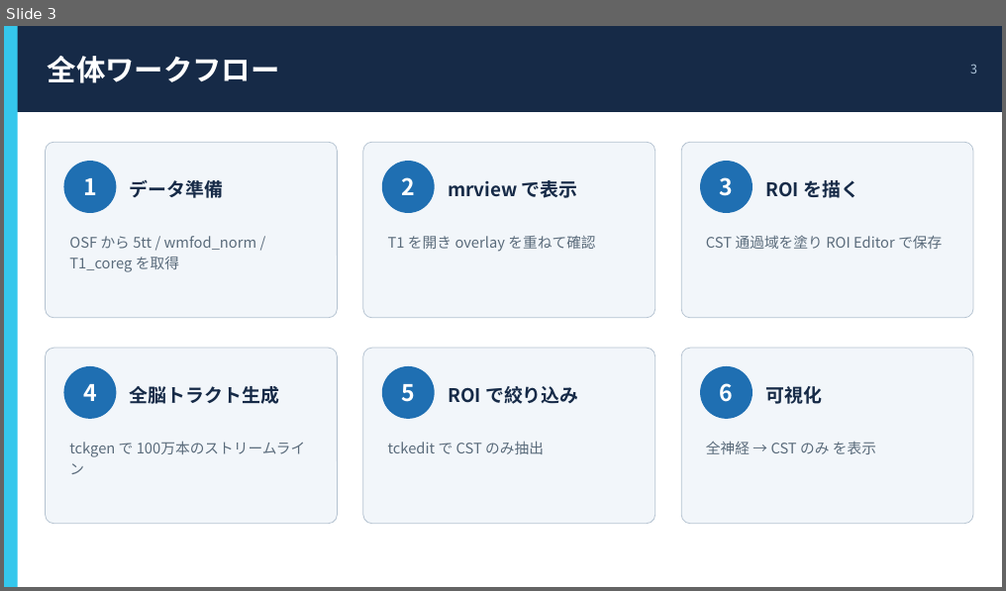
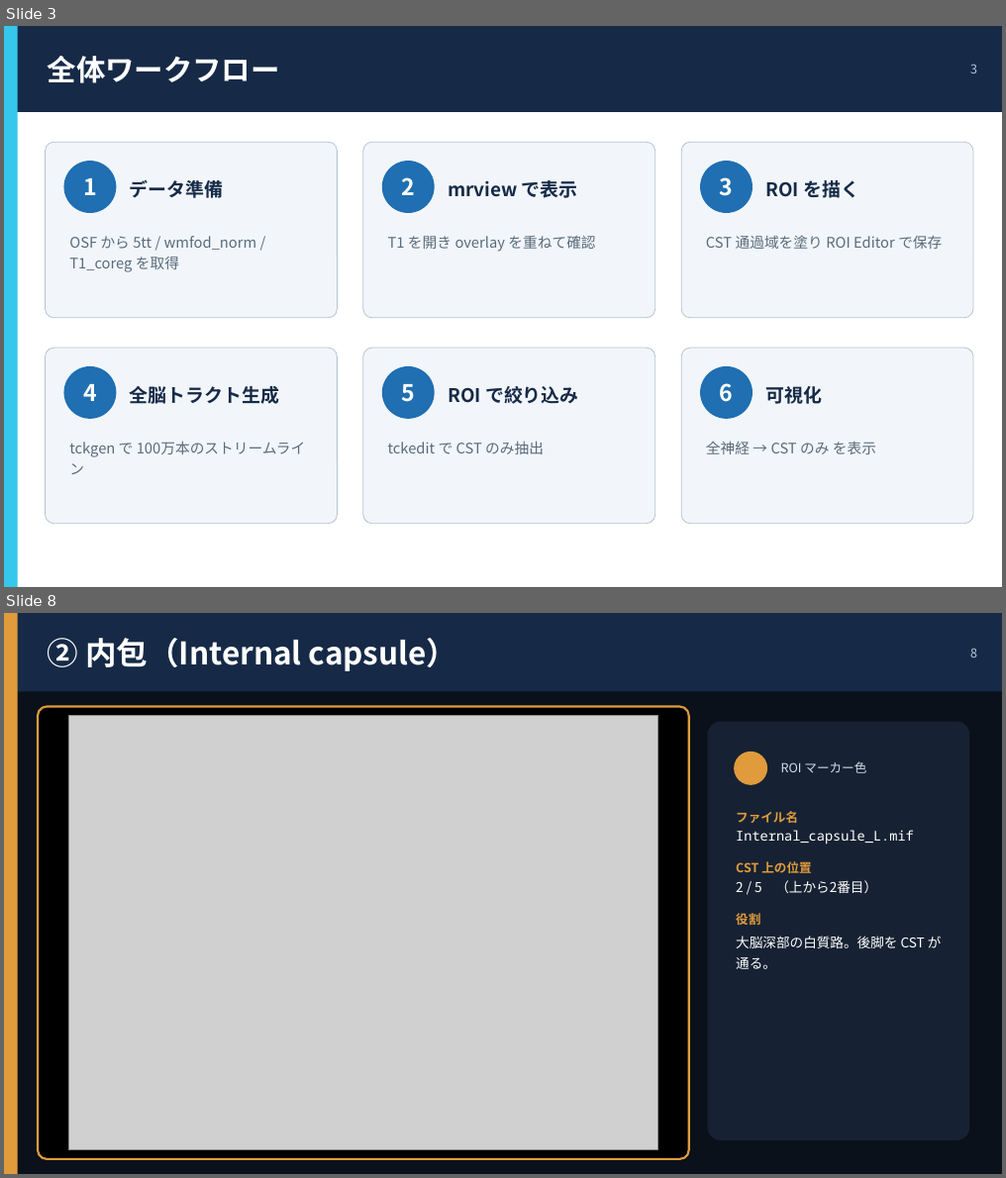
Before and after one commit to tiankevin02/Kevin-Email-AI, a slide deck: slides/CST_tractography_slides.pptx. Shown one above the other, each under a label of ours: slide 3 before the commit, slides 3 and 8 after it; the slides between them are not shown. The pictures are 1006x591 and 1006x1178 pixels, drawn with LibreOffice and Linux fonts; fonts in the diff are those of the drawing; grey boxes stand for pictures. Boxes give left, top, right and bottom in pixels: in the first picture for what was removed or moved away, otherwise in the second. Text is boxed around its words. In the diff, an @@ line names an element or a change of style, - is before the commit and + after.

```diff
--- a/slides/CST_tractography_slides.pptx
+++ b/slides/CST_tractography_slides.pptx
@@ slide 8 added at bbox=[4, 613, 1002, 1174], background #FFFFFF @@
@@ rectangle added at bbox=[4, 613, 1002, 1174], fill #0B111A @@
@@ rectangle added at bbox=[4, 613, 1002, 691], fill #162A47 @@
@@ rectangle added at bbox=[4, 613, 18, 1174], fill #E09B3D @@
@@ text added at bbox=[48, 638, 457, 671], 30 pt, text #FFFFFF, bold @@
+② 内包（Internal capsule）
@@ text added at bbox=[970, 648, 977, 658], 12 pt, text #AFC6DB @@
+8
@@ rounded rectangle added at bbox=[38, 707, 689, 1159], fill #000000, outline #E09B3D 2 pt @@
@@ picture added at bbox=[68, 716, 657, 1151] @@
@@ rounded rectangle added at bbox=[708, 722, 969, 1141], fill #162233 @@
@@ ellipse added at bbox=[734, 752, 767, 785], fill #E09B3D @@
@@ text added at bbox=[781, 761, 866, 773], 12 pt, text #CFDDEA @@
+ROI マーカー色
@@ text added at bbox=[736, 811, 942, 969], 13 pt, text #FFFFFF @@
+ファイル名
+Internal_capsule_L.mif
+CST 上の位置
+2 / 5 （上から2番目）
+役割
+大脳深部の白質路。後脚を CST が通る。
```
Also in this commit, not shown: 9 slides changed, 4 other slides added, 1 slide removed, 11 other files.
